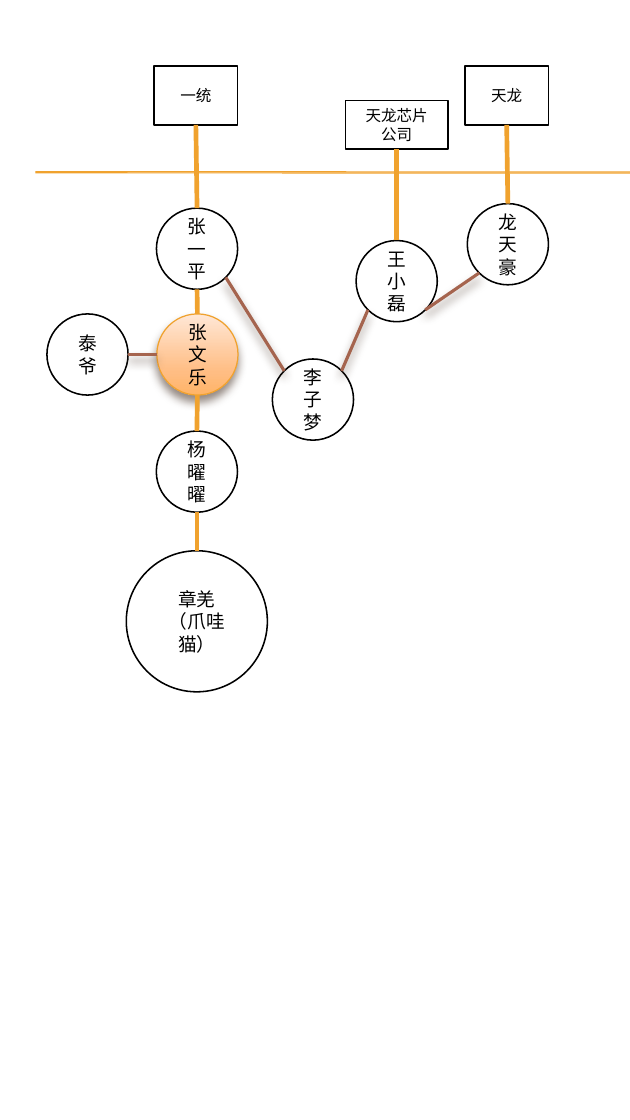
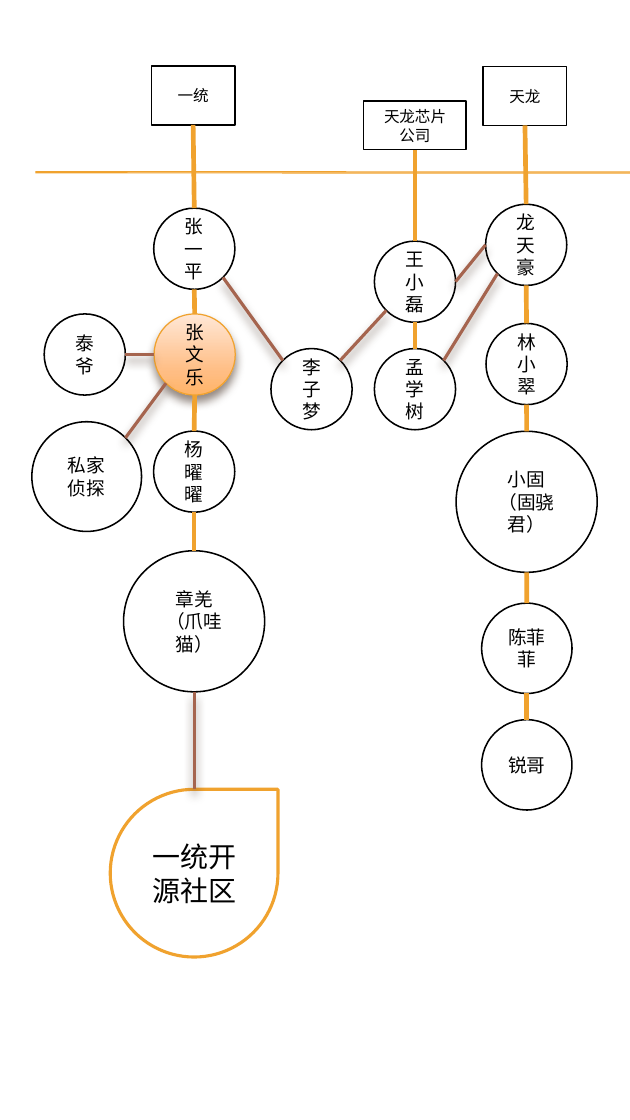
Before and after one commit to VincentWei/Legend-of-Coding, a slide deck: slide 5 of pr-diagram-2.pptx. Drawn at 630x1120 pixels with LibreOffice and Linux fonts; fonts in the diff are those of the drawing; background and template pictures are left out. Boxes give left, top, right and bottom in pixels: in the first picture for what was removed or moved away, otherwise in the second. Text is boxed around its words. In the diff, an @@ line names an element or a change of style, - is before the commit and + after.

```diff
--- a/pr-diagram-2.pptx
+++ b/pr-diagram-2.pptx
@@ 2 ellipses, 2 rectangles, 2 lines: place and size @@
-2 ellipses, 2 rectangles, 2 lines at (345,66,549,322)
+2 ellipses, 2 rectangles, 2 lines at (364,67,567,322)
@@ line moved from (426, 311) - (480, 274) to (456, 282) - (487, 245) @@
@@ line moved from (285, 371) - (226, 278) to (284, 361) - (223, 278) @@
@@ line added from (444, 361) to (498, 274), #A5644E 2 pt @@
@@ line added from (527, 324) to (527, 286), #F0A22E 3 pt @@
@@ line moved from (342, 371) - (369, 311) to (341, 361) - (387, 311) @@
@@ line added from (416, 349) to (416, 323), #F0A22E 3 pt @@
@@ ellipse added at (487,324,567,405), fill #FFFFFF, outline #000000 1 pt, 12 pt, text #000000 @@
+林小翠
@@ ellipse "李子梦": place and size @@
-ellipse "李子梦" at (272,360,353,441)
+ellipse "李子梦" at (271,349,352,429)
@@ ellipse added at (374,349,455,429), fill #FFFFFF, outline #000000 1 pt, 12 pt, text #000000 @@
+孟学树
@@ line added from (126, 438) to (166, 383), #A5644E 2 pt @@
@@ 4 ellipses, 3 lines, 1 rectangle: place and size @@
-4 ellipses, 3 lines, 1 rectangle at (47,66,268,693)
+4 ellipses, 3 lines, 1 rectangle at (44,66,265,693)
@@ line added from (527, 432) to (527, 405), #F0A22E 3 pt @@
@@ ellipse added at (31,423,141,532), fill #FFFFFF, outline #000000 1 pt, 12 pt, text #000000 @@
+私家
+侦探
@@ ellipse added at (456,432,597,573), fill #FFFFFF, outline #000000 1 pt, 12 pt, text #000000 @@
+小固
+（固骁君）
@@ line added from (527, 604) to (527, 573), #F0A22E 3 pt @@
@@ ellipse added at (482,604,573,695), fill #FFFFFF, outline #000000 1 pt, 12 pt, text #000000 @@
+陈菲菲
@@ line added from (194, 790) to (194, 693), #A5644E 2 pt @@
@@ line added from (527, 721) to (527, 694), #F0A22E 3 pt @@
@@ ellipse added at (482,721,573,812), fill #FFFFFF, outline #000000 1 pt, 12 pt, text #000000 @@
+锐哥
@@ teardrop added at (110,790,278,958), fill #FFFFFF, outline #F0A22E 2 pt, 18 pt, text #000000 @@
+一统开源社区
```
Also in this commit, not shown: 2 other slides changed.
